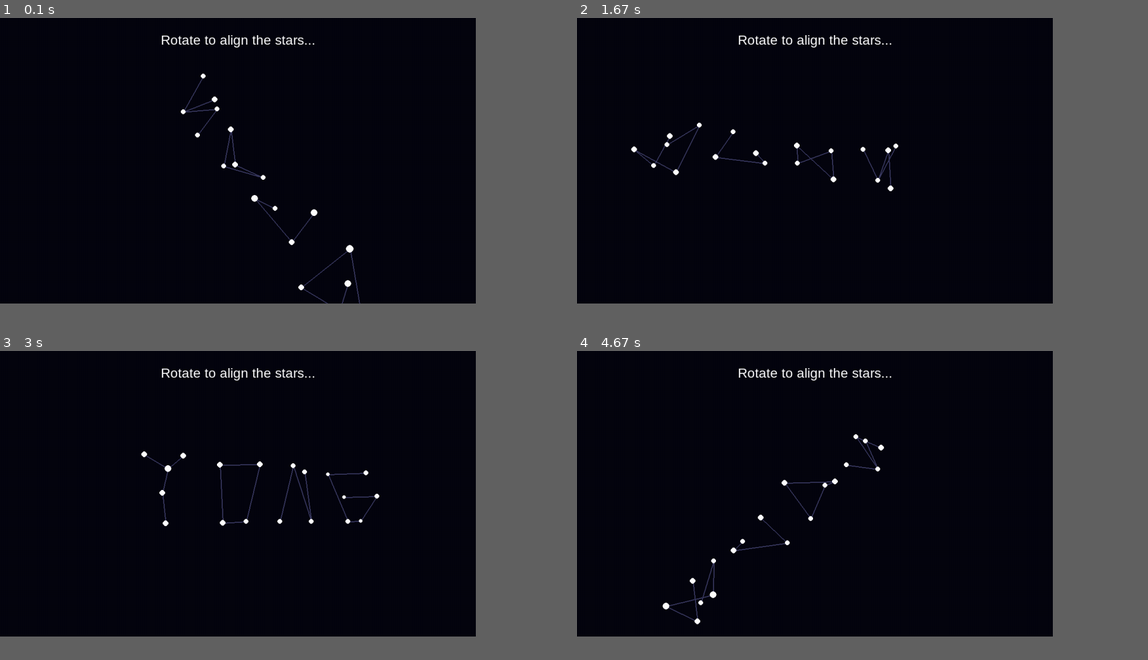
Above: before the commit, frames 1-4 (two rows, left to right).
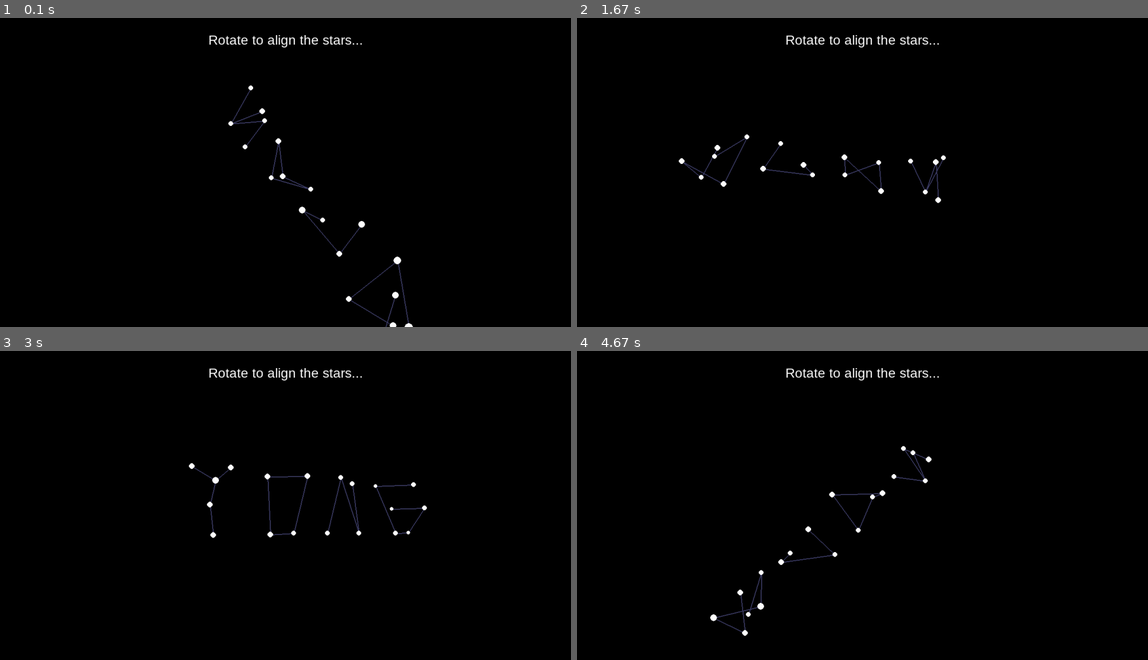
Above: after the commit, the same moments.

Repository: ipot-rgb/The-Puzzle-House
Game: pygame game, started from tast.py
Two runs of this game, one before a commit and one after it. Both use one fixed random seed, a clock stepped at 60 frames per second and the inputs below.
Inputs (mouse positions are in pixels of both pictures, inside the frame that each line leads up to):
- Up to frame 1 (0.1 s): no input
- Up to frame 2 (1.67 s): press the mouse at (725, 175) at 0.37 s; move the mouse to (822, 206) at 0.47 s; release the mouse at (919, 240) at 0.6 s; press the mouse at (725, 175) at 0.7 s; move the mouse to (828, 187) at 0.8 s; release the mouse at (931, 200) at 0.93 s; press the mouse at (725, 175) at 1.03 s; move the mouse to (782, 212) at 1.13 s; release the mouse at (833, 252) at 1.27 s; press the mouse at (725, 175) at 1.37 s; move the mouse to (868, 197) at 1.47 s; release the mouse at (1010, 221) at 1.6 s
- Up to frame 3 (3 s): press the mouse at (148, 508) at 1.7 s; move the mouse to (314, 545) at 1.8 s; release the mouse at (485, 585) at 1.93 s; press the mouse at (148, 508) at 2.03 s; move the mouse to (279, 477) at 2.13 s; release the mouse at (405, 449) at 2.27 s; press the mouse at (148, 508) at 2.37 s; move the mouse to (279, 468) at 2.47 s; release the mouse at (411, 428) at 2.6 s; press the mouse at (148, 508) at 2.7 s; move the mouse to (154, 477) at 2.8 s; release the mouse at (159, 449) at 2.93 s
- Up to frame 4 (4.67 s): press the mouse at (725, 508) at 3.03 s; move the mouse to (708, 564) at 3.13 s; release the mouse at (691, 619) at 3.27 s; press the mouse at (725, 508) at 3.37 s; move the mouse to (736, 517) at 3.47 s; release the mouse at (748, 530) at 3.6 s; press the mouse at (725, 508) at 3.7 s; move the mouse to (879, 542) at 3.8 s; release the mouse at (1039, 579) at 3.93 s; press the mouse at (725, 508) at 4.03 s; move the mouse to (776, 459) at 4.13 s; release the mouse at (828, 412) at 4.27 s; press the mouse at (725, 508) at 4.37 s; move the mouse to (725, 533) at 4.47 s; release the mouse at (719, 558) at 4.6 s
In our replay, the window is 750x450 before the commit and 900x487 after it. These sizes can differ from the game's own. Grey fills any space a smaller window leaves; there, only what the larger window draws over its background counts as a difference.

The runs differ from the first frame. In frame 1, 1.8% of the frame differs, in the area x 28-73%, y 5-100%; in frame 2, 1.7%; in frame 3, 1.8%; in frame 4, 1.8%.

Commit message:
commited

Diff:
--- a/level 2.py
+++ b/level 2.py
@@ -1,24 +1,163 @@
 import pygame
 import os
+import math
 
 pygame.init()
 screen = pygame.display.set_mode((1200,650), pygame.SCALED)
 clock = pygame.time.Clock()
 info = pygame.display.Info()
-WIDTH, HEIGHT = info.current_w, info.current_h
+WIDTH, HEIGHT = 1200, 650
 
-background_img = pygame.image.load(os.path.join("materials", "lv2 background.png")).convert()
+
+WHITE = (255, 255, 255)
+BLACK = (0, 0, 0)
+CYAN = (0, 255, 255)
+
+# ================== 背景 ==================
+background_img = pygame.image.load(
+    os.path.join("materials", "lv1 background.png")).convert()
 background_img = pygame.transform.scale(background_img, (WIDTH, HEIGHT))
+
+# ================== 星座数据 ==================
+
+STARS = [
+   # ===== B =====
+    [-320,-100,0], [-320,-50,0], [-320,0,0], [-320,50,0], [-320,100,0],
+    [-270,-75,0], [-250,-50,0], [-250,0,0], [-250,50,0], [-270,75,0],
+
+    # ===== C =====
+    [-120,-100,0], [-80,-100,0],
+    [-120,100,0], [-80,100,0],
+
+    # ===== F =====
+    [80,-100,0], [80,-50,0], [80,0,0], [80,50,0], [80,100,0],
+    [130,-100,0], [130,0,0],
+
+    # ===== I =====
+    [220,-100,0], [220,100,0]
+]
+OFFSET_X = -150
+STARS = [[x + OFFSET_X, y, z] for x, y, z in STARS]
+
+CONNECTIONS = [
+    # B
+    (0,1),(1,2),(2,3),(3,4),
+    (0,5),(5,6),(6,2),
+    (2,7),(7,8),(8,4),
+
+    # C
+    (10,11),
+    (10,12),
+    (12,13),
+
+    # F
+    (14,15),(15,16),(16,17),(17,18),
+    (14,19),
+    (16,20),
+
+    # I
+    (21,22)
+]
+
+
+# ================== 数学函数 ==================
+def rotate_point(point, ax, ay):
+    x, y, z = point
+
+    # 绕 Y 轴
+    nx = x * math.cos(ay) + z * math.sin(ay)
+    nz = -x * math.sin(ay) + z * math.cos(ay)
+
+    # 绕 X 轴
+    ny = y * math.cos(ax) - nz * math.sin(ax)
+    nz = y * math.sin(ax) + nz * math.cos(ax)
+
+    return [nx, ny, nz]
+
+
+def project(point):
+    x, y, z = point
+    factor = 600 / (z + 800)
+    px = x * factor + WIDTH // 2
+    py = y * factor + HEIGHT // 2
+    return int(px), int(py), factor
+
+# ================== Sprite ==================
+class Constellation(pygame.sprite.Sprite):
+    def __init__(self):
+        super().__init__()
+
+        self.angle_x = 1.0
+        self.angle_y = 1.0
+        self.dragging = False
+        self.last_mouse_pos = None
+
+        self.image = pygame.Surface((WIDTH, HEIGHT), pygame.SRCALPHA)
+        self.rect = self.image.get_rect(topleft=(0, 0))
+
+    def handle_event(self, event):
+        if event.type == pygame.MOUSEBUTTONDOWN and event.button == 1:
+            self.dragging = True
+            self.last_mouse_pos = event.pos
+
+        elif event.type == pygame.MOUSEBUTTONUP and event.button == 1:
+            self.dragging = False
+            self.last_mouse_pos = None
+
+        elif event.type == pygame.MOUSEMOTION and self.dragging:
+            dx = event.pos[0] - self.last_mouse_pos[0]
+            dy = event.pos[1] - self.last_mouse_pos[1]
+
+            sensitivity = 0.005
+            self.angle_y += dx * sensitivity
+            self.angle_x += dy * sensitivity
+
+            self.last_mouse_pos = event.pos
+
+    def update(self):
+        self.image.fill((0, 0, 0, 0))
+
+        rotated = [rotate_point(p, self.angle_x, self.angle_y) for p in STARS]
+        projected = [project(p) for p in rotated]
+
+        # 画线
+        for i, j in CONNECTIONS:
+            pygame.draw.line(
+                self.image,
+                (80, 80, 140),
+                projected[i][:2],
+                projected[j][:2],
+                2
+            )
+
+        # 画星点
+        for x, y, factor in projected:
+            size = max(3, int(8 * factor))
+            pygame.draw.circle(self.image, WHITE, (x, y), size)
+
+
+# ================== 主循环 ==================
+all_sprites = pygame.sprite.Group()
+constellation = Constellation()
+all_sprites.add(constellation)
 
 
 running = True
 while running:
     clock.tick(60)
+
     for event in pygame.event.get():
         if event.type == pygame.QUIT:
             running = False
+        constellation.handle_event(event)
+
+    all_sprites.update()
+
+    screen.fill(BLACK)
 
     screen.blit(background_img, (0, 0))
-    pygame.display.update()
+
+    all_sprites.draw(screen)
+    pygame.display.flip()
 
 pygame.quit()
--- a/tast.py
+++ b/tast.py
@@ -6,17 +6,30 @@
 WHITE = (255, 255, 255)
 GOLD  = (255, 215, 0)
 CYAN  = (0, 255, 255)
-#stars
-stars = [
-    # Y
-    [-250, -100, 40], [-200, -50, -60], [-150, -100, 20], [-200, 0, 50], [-200, 80, -30],
-    # O
-    [-50, -80, 10], [50, -80, -40], [50, 80, 60], [-50, 80, -20], [-50, -80, 10],
-    # N
-    [150, 80, 30], [150, -80, -50], [250, 80, 10], [250, -80, 40],
-    # G
-    [450, -80, -20], [350, -80, 50], [350, 80, -40], [450, 80, 10], [450, 0, -60], [400, 0, 30]
-]
+
+pygame.init()
+screen = pygame.display.set_mode((1200,650), pygame.SCALED)
+clock = pygame.time.Clock()
+info = pygame.display.Info()
+WIDTH, HEIGHT = 1200, 650
+
+
+WHITE = (255, 255, 255)
+BLACK = (0, 0, 0)
+
+class Constellation(pygame.sprite.Sprite):
+    def __init__(self):
+        super().__init__()
+        self.stars = [
+            # Y
+            [-250, -100, 40], [-200, -50, -60], [-150, -100, 20], [-200, 0, 50], [-200, 80, -30],
+            # O
+            [-50, -80, 10], [50, -80, -40], [50, 80, 60], [-50, 80, -20], [-50, -80, 10],
+            # N
+            [150, 80, 30], [150, -80, -50], [250, 80, 10], [250, -80, 40],
+            # G
+            [450, -80, -20], [350, -80, 50], [350, 80, -40], [450, 80, 10], [450, 0, -60], [400, 0, 30]]
+
 
 # Specific connections to draw the letters clearly
 connections = [
@@ -53,6 +66,7 @@
     # Starting messy rotation
     angle_x, angle_y = 1.0, 1.0
     solved = False
+    constellation = Constellation()
 
     while True:
         screen.fill(BLACK)
@@ -73,7 +87,7 @@
         solved = dist_x < 0.12 and dist_y < 0.12
 
         # Logic & Drawing
-        rotated = [rotate_point(p, angle_x, angle_y) for p in stars]
+        rotated = [rotate_point(p, angle_x, angle_y) for p in constellation.stars]
         projected = [project(p) for p in rotated]
         color = GOLD if solved else WHITE
         line_color = (60, 60, 100) if not solved else (100, 100, 200)
@@ -94,9 +108,9 @@
         msg = "Rotate to align the stars..." if not solved else "PASSWORD UNLOCKED: YONG"
         text = font.render(msg, True, CYAN if solved else WHITE)
         screen.blit(text, (WIDTH//2 - text.get_width()//2, 30))
-
         pygame.display.flip()
         clock.tick(60)
 
 if __name__ == "__main__":
     main()
+    pygame.quit()
